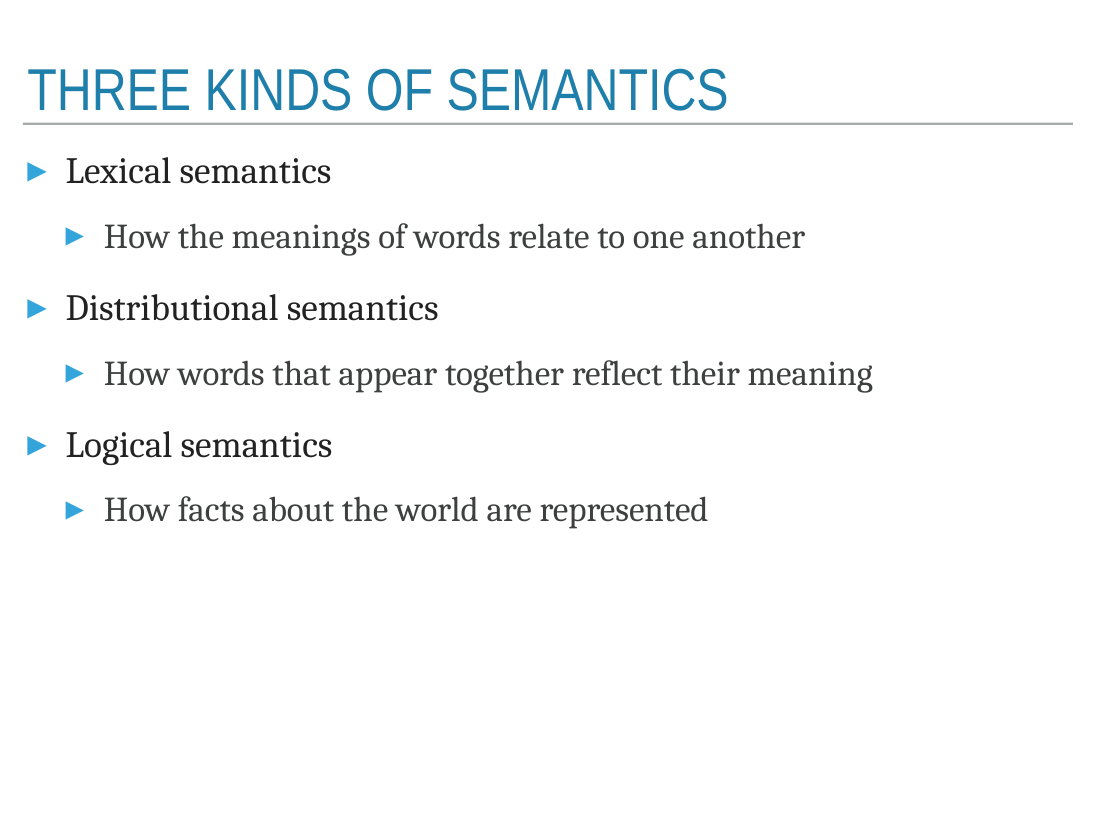
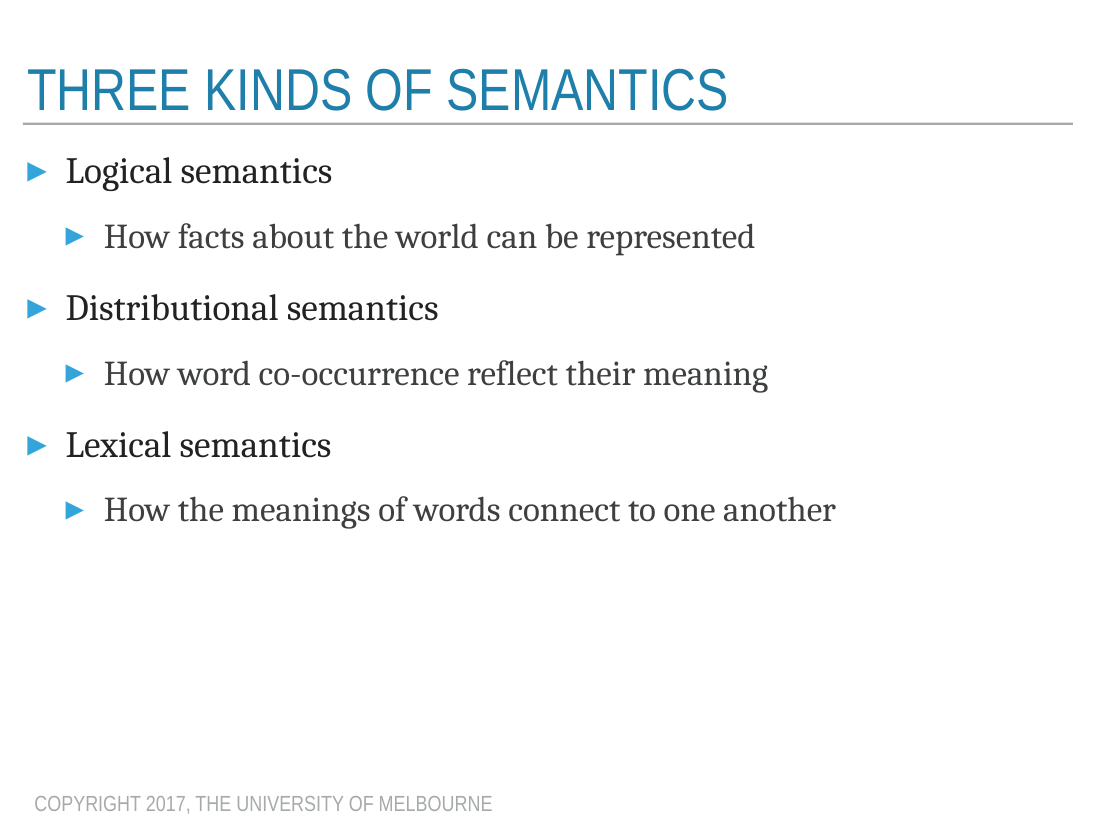
Before and after one commit to trevorcohn/comp90042, a slide deck: slide 3 of slides/WSTA_L8_lexical_semantics.pptx. Drawn at 1120x840 pixels with LibreOffice and Linux fonts; fonts in the diff are those of the drawing. Boxes give left, top, right and bottom in pixels: in the first picture for what was removed or moved away, otherwise in the second. Text is boxed around its words. In the diff, an @@ line names an element or a change of style, - is before the commit and + after.

Commit message:
updated lexical semantics

```diff
--- a/slides/WSTA_L8_lexical_semantics.pptx
+++ b/slides/WSTA_L8_lexical_semantics.pptx
@@ text at (x1=66, y1=157, x2=768, y2=393): paragraphs added @@
+▸ Logical semantics
+  ▸ How facts about the world can be represented
+▸ Distributional semantics
+  ▸ How word co-occurrence reflect their meaning
@@ text at (x1=104, y1=496, x2=836, y2=529): text changed @@
-  ▸ How the meanings of words relate to one another
-▸ Distributional semantics
-  ▸ How words that appear together reflect their meaning
-▸ Logical semantics
-  ▸ How facts about the world are represented
+  ▸ How the meanings of words connect to one another
@@ text added at (x1=34, y1=796, x2=493, y2=814), 20 pt, text #A6AAA9 @@
+COPYRIGHT 2017, THE UNIVERSITY OF MELBOURNE
```
Also in this commit, not shown: 19 other slides changed, 1 other file.
